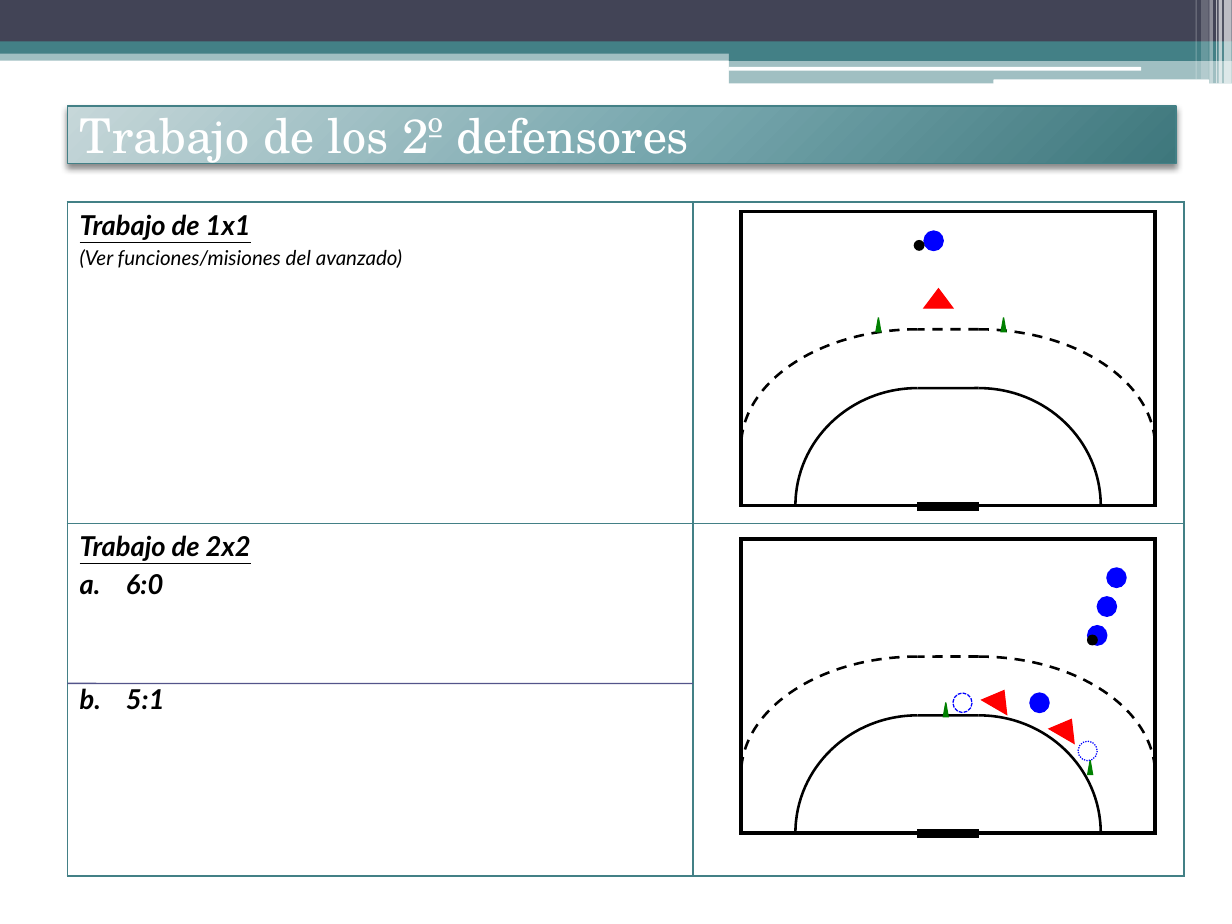
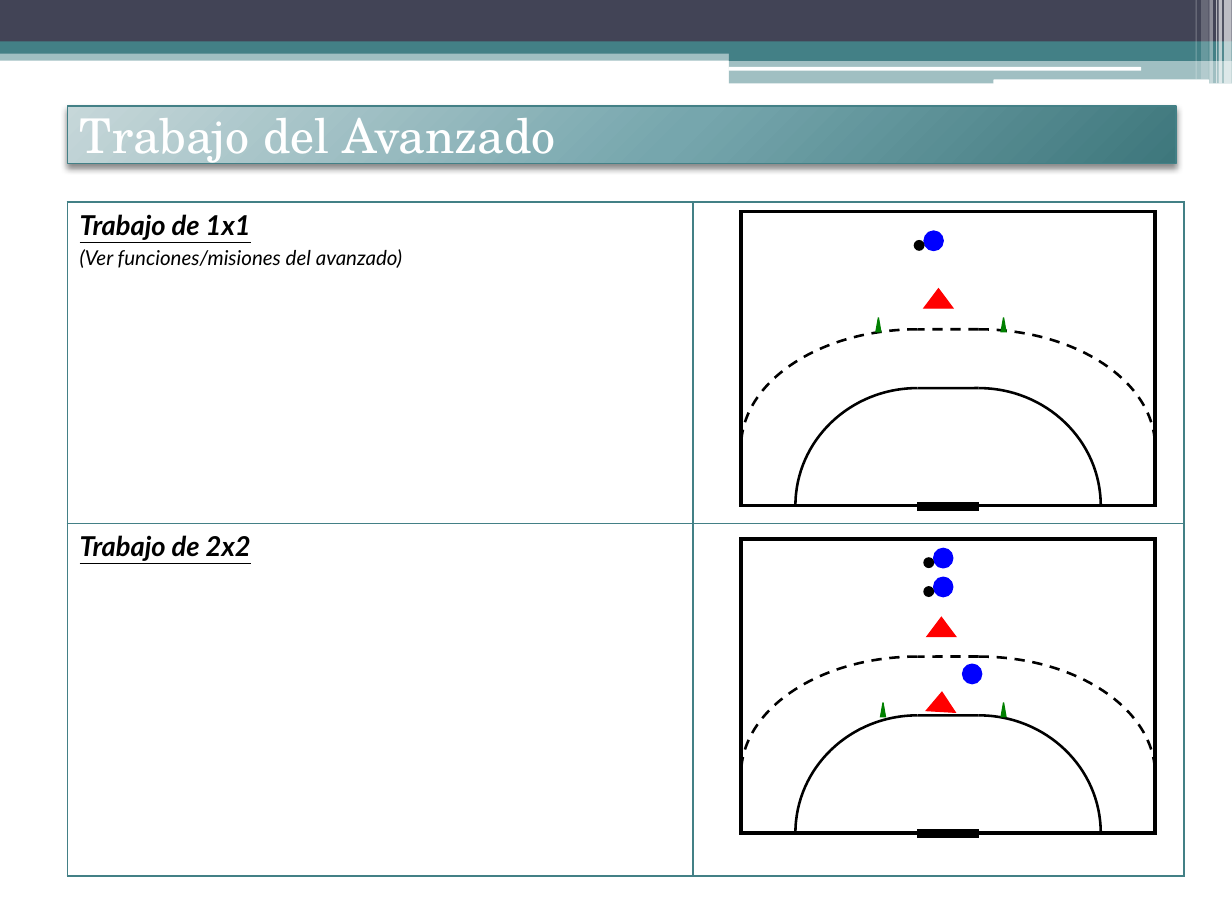
Before and after one commit to jahama/lbh_planificacion_temp_2011-12, a slide deck: slide 2 of defensa/contenidos-tactica/trabajo-avanzado.pptx. Drawn at 1232x924 pixels with LibreOffice and Linux fonts; fonts in the diff are those of the drawing. Boxes give left, top, right and bottom in pixels: in the first picture for what was removed or moved away, otherwise in the second. Text is boxed around its words. In the diff, an @@ line names an element or a change of style, - is before the commit and + after.

Commit message:
entrenamiento del avanzado. Misiones + sistema de ayudas

```diff
--- a/defensa/contenidos-tactica/trabajo-avanzado.pptx
+++ b/defensa/contenidos-tactica/trabajo-avanzado.pptx
@@ title at <box>79,118,556,168</box>: text changed @@
-Trabajo de los 2º defensores
+Trabajo del Avanzado
@@ table at <box>68,202,1184,876</box> @@
-row 2, column 1: Trabajo de 2x2 / 6:0 / 5:1
+row 2, column 1: Trabajo de 2x2
@@ ellipse added at <box>924,558,934,568</box>, fill #000000, outline #000000 0.74 pt @@
@@ ellipse: place and size @@
-ellipse at <box>1106,568,1126,588</box>
+ellipse at <box>934,548,954,568</box>
@@ ellipse: place and size @@
-ellipse at <box>1088,636,1098,646</box>
+ellipse at <box>924,586,934,596</box>
@@ ellipse: place and size @@
-ellipse at <box>1088,626,1108,646</box>
+ellipse at <box>934,577,954,596</box>
@@ ellipse removed at <box>1098,596,1117,616</box> @@
@@ triangle at <box>926,617,955,637</box>: rotation 210 to 180 degrees @@
@@ line removed from (68, 684) to (694, 684) @@
@@ ellipse: place and size @@
-ellipse at <box>1030,694,1050,713</box>
+ellipse at <box>962,664,982,684</box>
@@ triangle: place and size @@
-triangle at <box>944,702,949,717</box>
+triangle at <box>881,702,886,717</box>
@@ triangle at <box>926,692,955,713</box>: rotation 210 to 183 degrees @@
@@ ellipse removed at <box>952,694,972,713</box> @@
@@ triangle: place and size @@
-triangle at <box>1088,760,1093,775</box>
+triangle at <box>1002,702,1007,717</box>
@@ ellipse removed at <box>1078,742,1098,761</box> @@
```
Also in this commit, not shown: 2 other slides changed.
